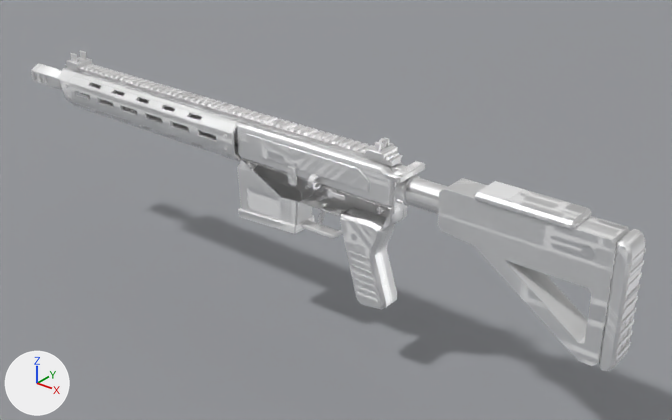
The Blender file blender/af7_vanguard_dayz.blend as it was, and as the next commit left it.
The view is the same before and after, from a 50 mm camera at (0.689, -0.737, 0.469) aimed at (0.069, 0.038, -0.011). Arrows for +X, +Y and +Z are at lower left; the lights stay in place. The older version comes first.

Objects in the first picture: 'AF7_LOD_1', 'AF7_Render_Floor'.
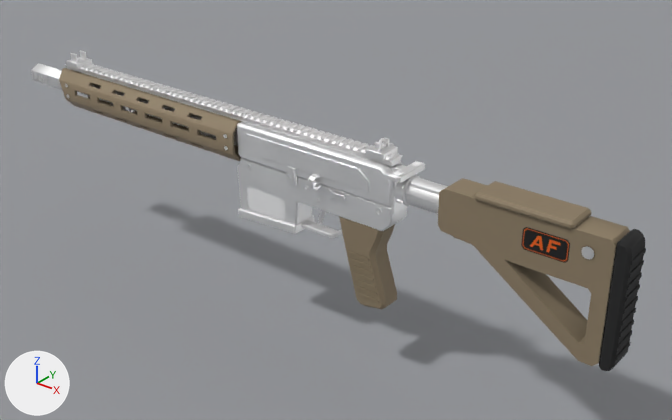
Patch to the scene script:
```diff
--- a/blender/af7_vanguard_dayz.blend.py
+++ b/blender/af7_vanguard_dayz.blend.py
@@ img_af7_furn_smdi @@
+img_af7_furn_smdi = load_image('af7_furn_smdi', 'textures/af7_furn_smdi.png', 4096, 4096, 'Non-Color')
@@ img_af7_furn_co @@
+img_af7_furn_co = load_image('af7_furn_co', 'textures/af7_furn_co.png', 4096, 4096, 'sRGB')
@@ mat_af7_body_dayz_1 @@
+mat_af7_body_dayz_1 = bpy.data.materials.new('AF7_Body_DayZ_1')
+# uses the picture img_af7_furn_co
+# uses the picture img_af7_furn_smdi
@@ me_af7_lod_1 @@
 # used by ob_af7_lod_1; location = (0.0, 0.0, 0.0)
-me_af7_lod_1.from_pydata(...)  # 4188 vertices, 7311 faces; spans x -0.444..0.444, y -0.028..0.024, z -0.089..0.113
+me_af7_lod_1.from_pydata(...)  # 4659 vertices, 8162 faces; spans x -0.444..0.444, y -0.028..0.024, z -0.089..0.113
+# me_af7_lod_1 part 1: 95 vertices moved from x -0.4..0.398, y -0.019..0.018, z 0.035..0.113 to x -0.4..0.4, y -0.019..0.018, z 0.035..0.113; 147 vertices removed from x -0.4..0.41, y -0.026..0.018, z 0.026..0.113; 573 vertices added at x -0.4..0.41, y -0.028..0.018, z 0.025..0.113
+# me_af7_lod_1 part 2: 14 vertices moved within x -0.268..-0.24, y -0.014..0.014, z 0.064..0.08; 56 vertices removed from x -0.27..-0.24, y -0.013..0.013, z 0.051..0.08; 104 vertices added at x -0.27..-0.24, y -0.014..0.014, z 0.051..0.08
+# me_af7_lod_1 part 3: 5964 kept faces spanning x -0.444..0.444, y -0.028..0.024, z -0.089..0.113 get new texture (UV) coordinates
+# me_af7_lod_1 part 4: 1704 faces spanning x -0.367..0.444, y -0.023..0.023, z -0.089..0.094 switch from mat_af7_body_dayz (its picture is missing) to mat_af7_body_dayz_1
+# other edits to the shape of me_af7_lod_1 do not show in these pictures
```

Pixel boxes [x1, y1, x2, y2] of what changed, in the pictures (672 x 420 px; the box of a moved part takes in the faces that stretch with it):
part 1 of me_af7_lod_1, reshaped
    both: [59, 81, 594, 259]
part 2 of me_af7_lod_1, moved or reshaped (mostly hidden)
    both: [110, 91, 135, 113]
part 3 of me_af7_lod_1, surface changed (grey to brown)
    both: [31, 55, 646, 371]
part 4 of me_af7_lod_1, recoloured (grey to brown)
    both: [59, 68, 646, 371]
